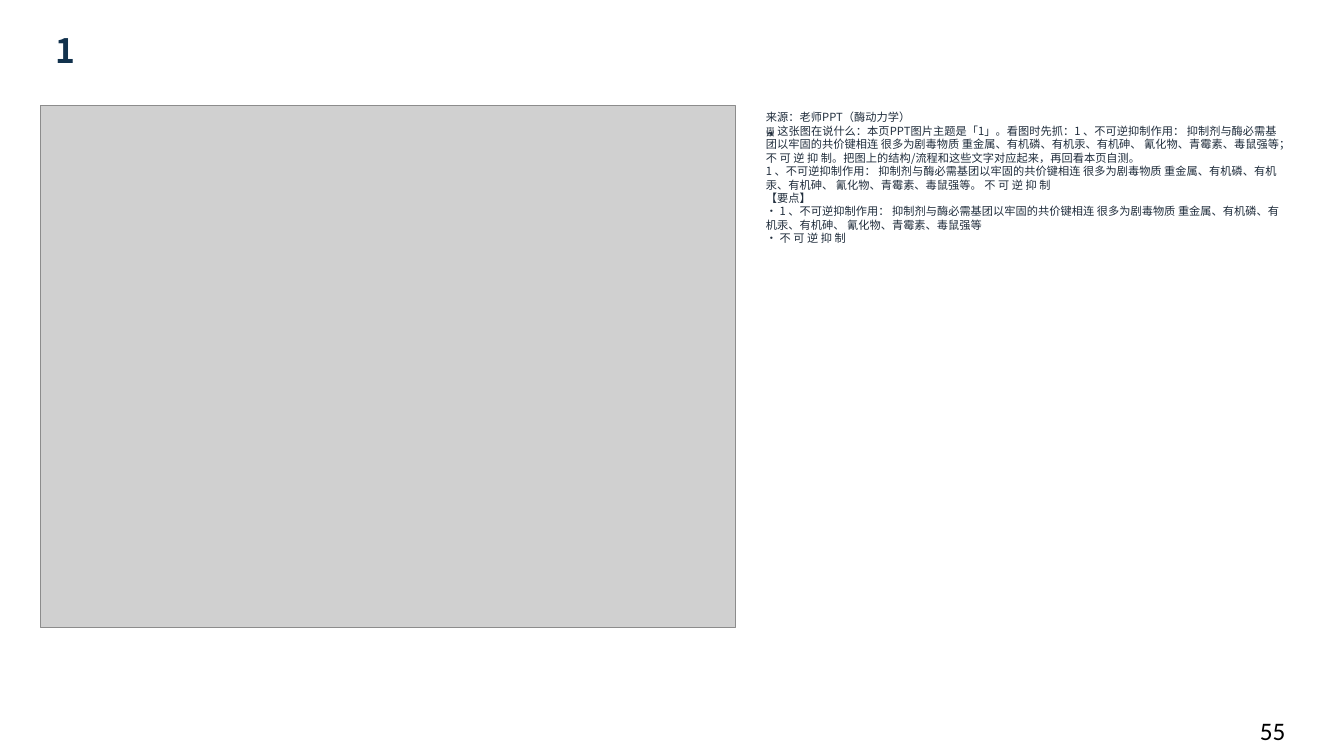
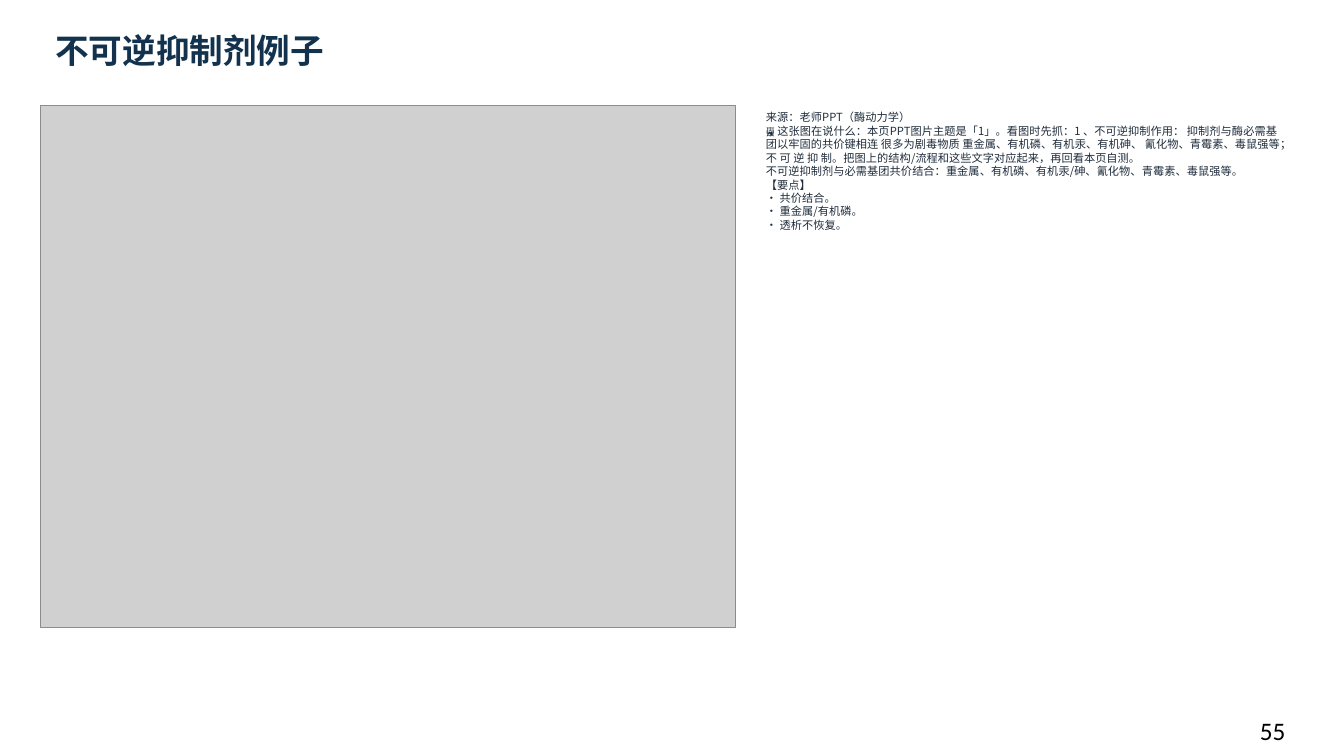
Before and after one commit to newkan-li/Biochemistry, a slide deck: slide 55 of downloads/bc07-ai-style.pptx. Drawn at 1344x756 pixels with LibreOffice and Linux fonts; fonts in the diff are those of the drawing; grey boxes stand for pictures. Boxes give left, top, right and bottom in pixels: in the first picture for what was removed or moved away, otherwise in the second. Text is boxed around its words. In the diff, an @@ line names an element or a change of style, - is before the commit and + after.

```diff
--- a/downloads/bc07-ai-style.pptx
+++ b/downloads/bc07-ai-style.pptx
@@ text at <box>55,34,324,66</box>: text changed @@
-1
+不可逆抑制剂例子
@@ text at <box>766,111,1291,230</box>: text changed @@
-来源：老师PPT（酶动力学）
-🖼 这张图在说什么：本页PPT图片主题是「1」。看图时先抓：1 、不可逆抑制作用： 抑制剂与酶必需基团以牢固的共价键相连 很多为剧毒物质 重金属、有机磷、有机汞、有机砷、 氰化物、青霉素、毒鼠强等；不 可 逆 抑 制。把图上的结构/流程和这些文字对应起来，再回看本页自测。
-1 、不可逆抑制作用： 抑制剂与酶必需基团以牢固的共价键相连 很多为剧毒物质 重金属、有机磷、有机汞、有机砷、 氰化物、青霉素、毒鼠强等。 不 可 逆 抑 制
-【要点】
-• 1 、不可逆抑制作用： 抑制剂与酶必需基团以牢固的共价键相连 很多为剧毒物质 重金属、有机磷、有机汞、有机砷、 氰化物、青霉素、毒鼠强等
-• 不 可 逆 抑 制
+来源：老师PPT（酶动力学）
+🖼 这张图在说什么：本页PPT图片主题是「1」。看图时先抓：1 、不可逆抑制作用： 抑制剂与酶必需基团以牢固的共价键相连 很多为剧毒物质 重金属、有机磷、有机汞、有机砷、 氰化物、青霉素、毒鼠强等；不 可 逆 抑 制。把图上的结构/流程和这些文字对应起来，再回看本页自测。
+不可逆抑制剂与必需基团共价结合：重金属、有机磷、有机汞/砷、氰化物、青霉素、毒鼠强等。
+【要点】
+• 共价结合。
+• 重金属/有机磷。
+• 透析不恢复。
```
Also in this commit, not shown: 44 other slides changed, 5 other files.
